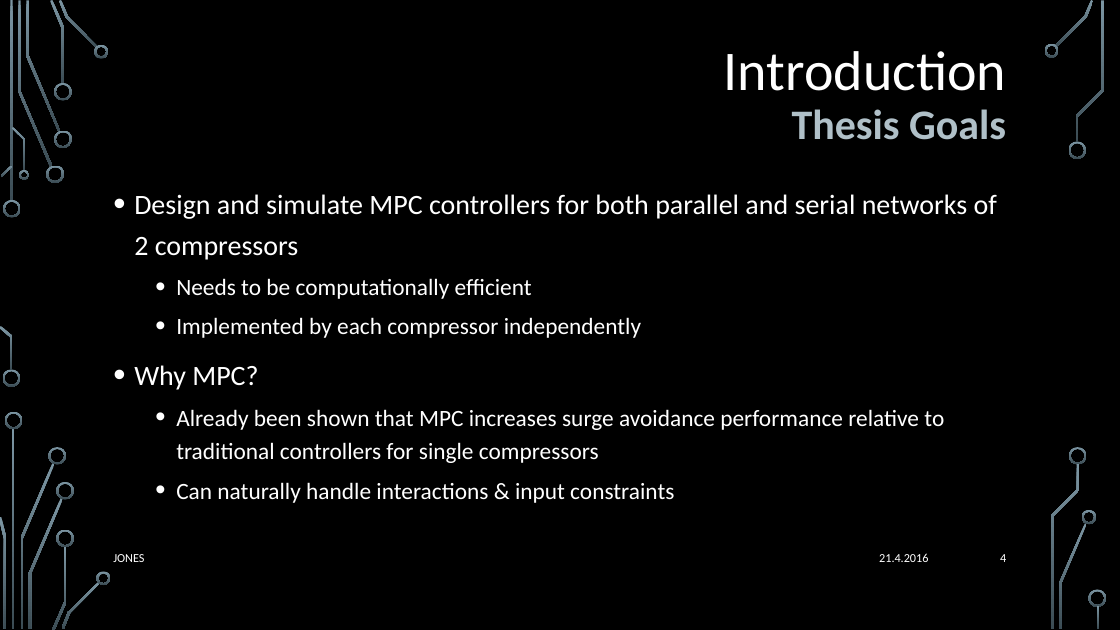
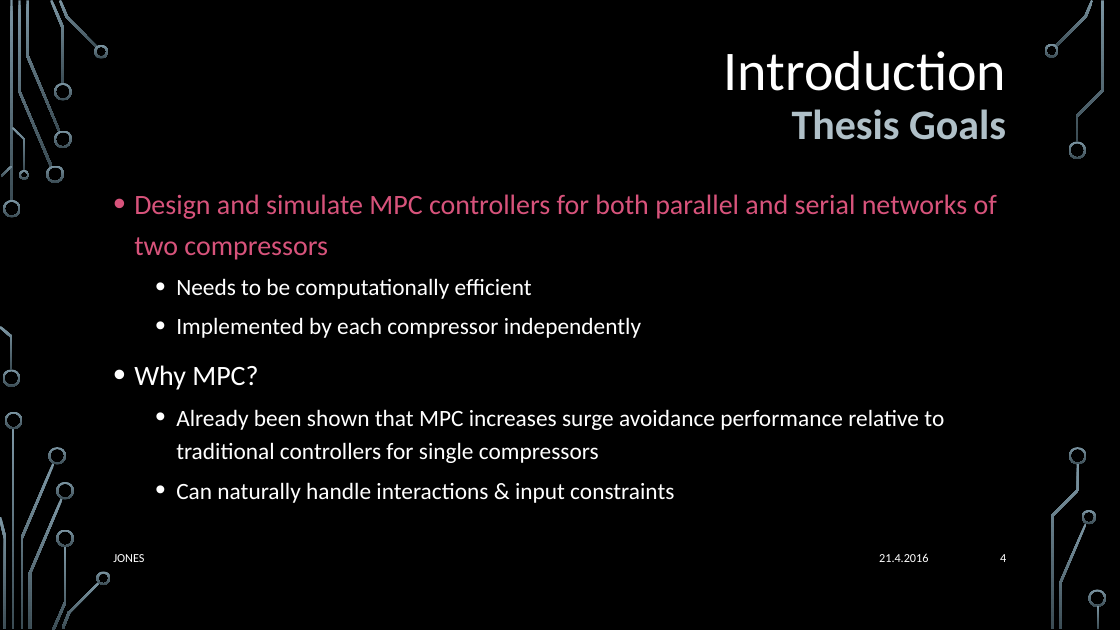
Before and after one commit to katie-jones/compressor-mpc-simulink, a slide deck: slide 4 of report/midterm/presentation.pptx. Drawn at 1120x630 pixels with LibreOffice and Linux fonts; fonts in the diff are those of the drawing; background and template pictures are left out. Boxes give left, top, right and bottom in pixels: in the first picture for what was removed or moved away, otherwise in the second. Text is boxed around its words. In the diff, an @@ line names an element or a change of style, - is before the commit and + after.

```diff
--- a/report/midterm/presentation.pptx
+++ b/report/midterm/presentation.pptx
@@ text at bbox=[134, 194, 997, 260]: text changed; text colour #FFFFFF to #D7537B @@
-• Design and simulate MPC controllers for both parallel and serial networks of 2 compressors
+• Design and simulate MPC controllers for both parallel and serial networks of two compressors
```
Also in this commit, not shown: 6 other slides changed, 1 slide removed, 1 other file.
